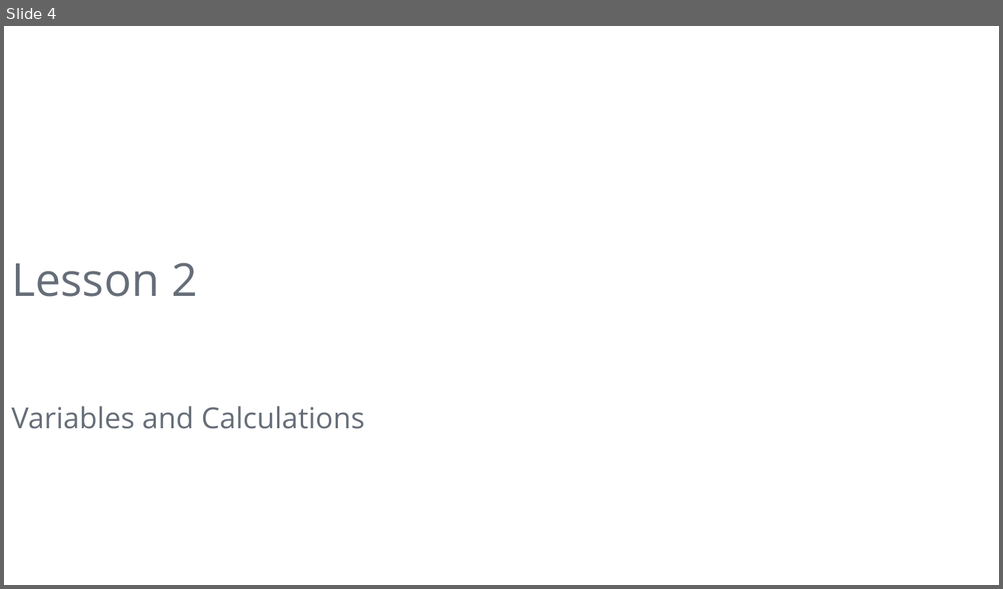
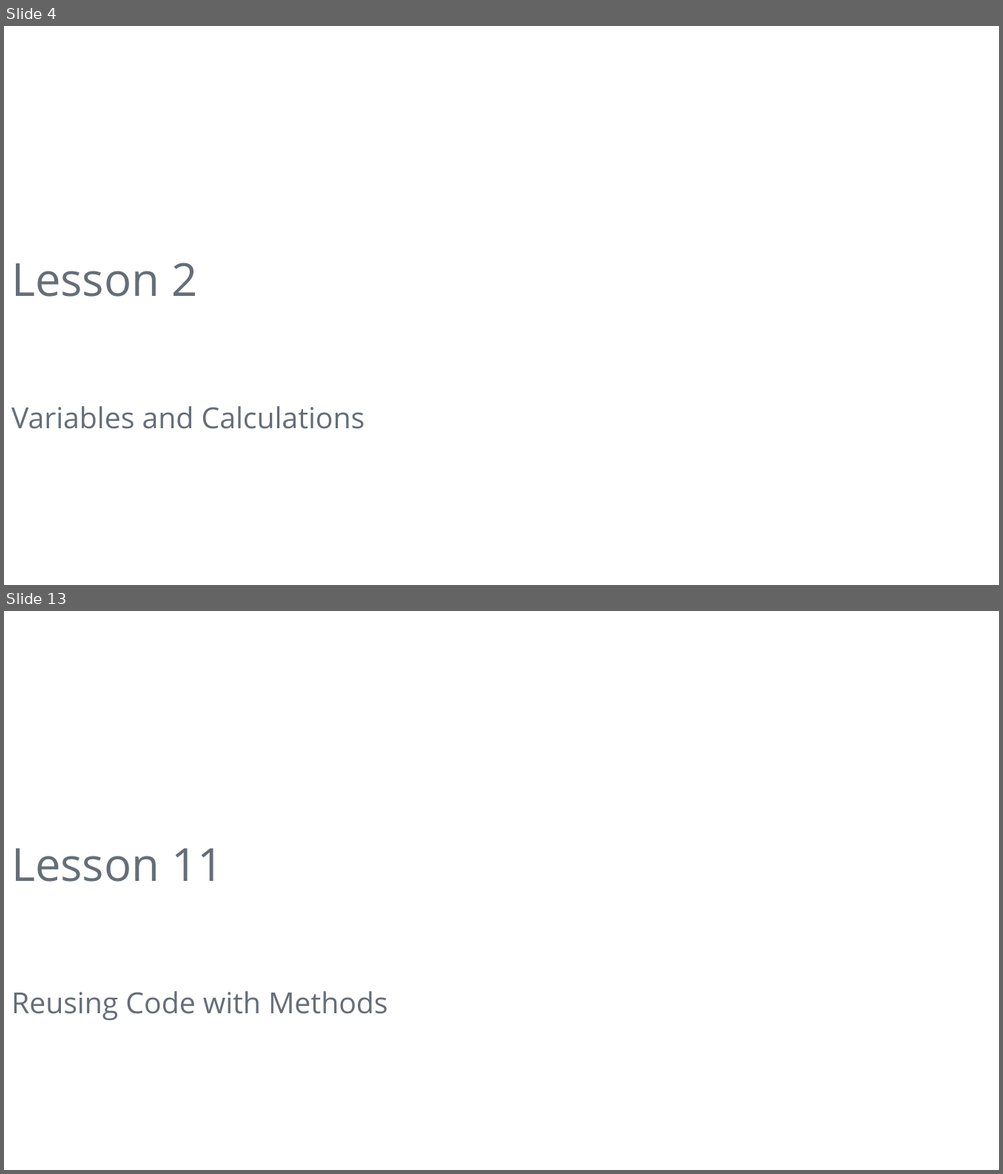
Before and after one commit to DaraOladapo/csharp-lessons, a slide deck: 01-intro/C# Lessons.pptx. Shown one above the other, each under a label of ours: slide 4 before the commit, slides 4 and 13 after it; the slides between them are not shown. The pictures are 1003x589 and 1003x1174 pixels, drawn with LibreOffice and Linux fonts; fonts in the diff are those of the drawing. Boxes give left, top, right and bottom in pixels: in the first picture for what was removed or moved away, otherwise in the second. Text is boxed around its words. In the diff, an @@ line names an element or a change of style, - is before the commit and + after.

Commit message:
Added Lesson Modules in Deck

```diff
--- a/01-intro/C# Lessons.pptx
+++ b/01-intro/C# Lessons.pptx
@@ slide 13 added at (4, 611, 999, 1170), background #FFFFFF @@
@@ title added at (11, 849, 223, 882), 44 pt, text #656D78 @@
+Lesson 11
@@ text added at (11, 991, 387, 1021), 28 pt, text #656D78 @@
+Reusing Code with Methods
```
Also in this commit, not shown: 1 slide changed, 21 other slides added.
